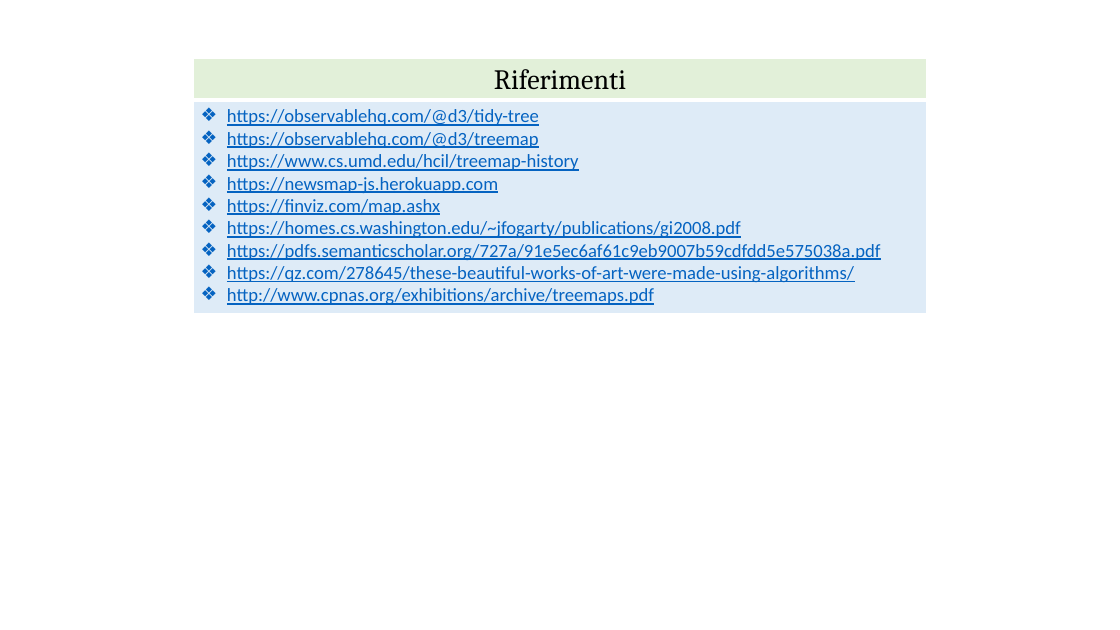
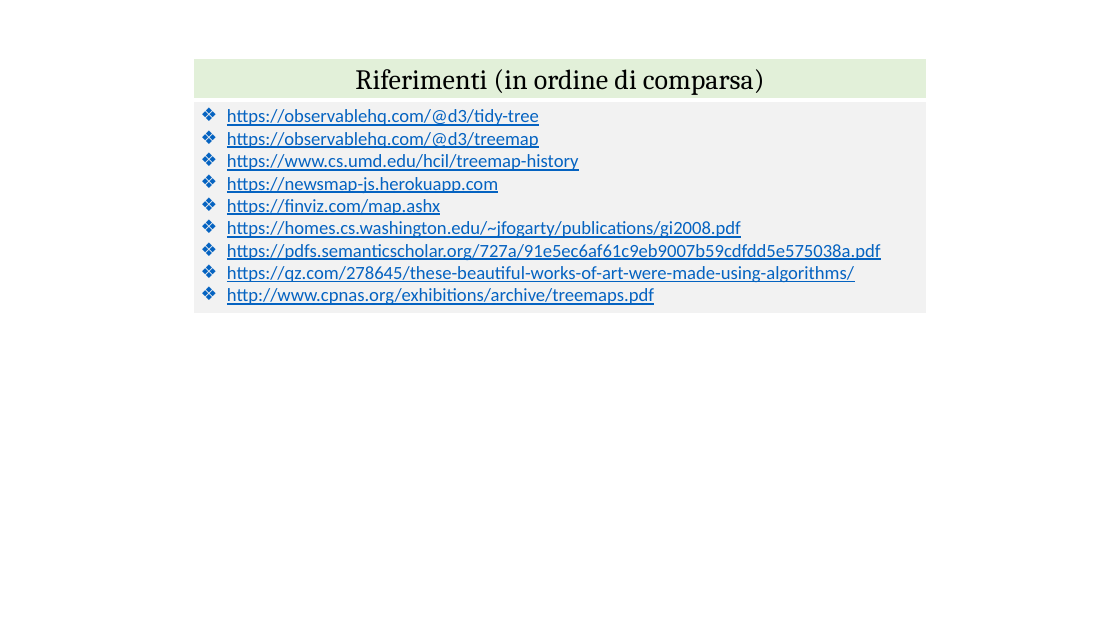
Before and after one commit to normaloide/Open-Data-Analysis, a slide deck: slide 12 of PowerPoint/Treemaps.pptx (slide 13 before the commit). Drawn at 1120x630 pixels with LibreOffice and Linux fonts; fonts in the diff are those of the drawing; background and template pictures are left out. Boxes give left, top, right and bottom in pixels: in the first picture for what was removed or moved away, otherwise in the second. Text is boxed around its words. In the diff, an @@ line names an element or a change of style, - is before the commit and + after.

```diff
--- a/PowerPoint/Treemaps.pptx
+++ b/PowerPoint/Treemaps.pptx
@@ text in rectangle at [355, 69, 765, 95]: text changed @@
-Riferimenti
+Riferimenti (in ordine di comparsa)
@@ rectangle "https://observablehq.com/@d3/tidy-tree" at [192, 100, 928, 315]: fill #DEEBF7 to #F2F2F2 @@
```
Also in this commit, not shown: 2 other slides changed, 1 slide removed, 17 other files.
